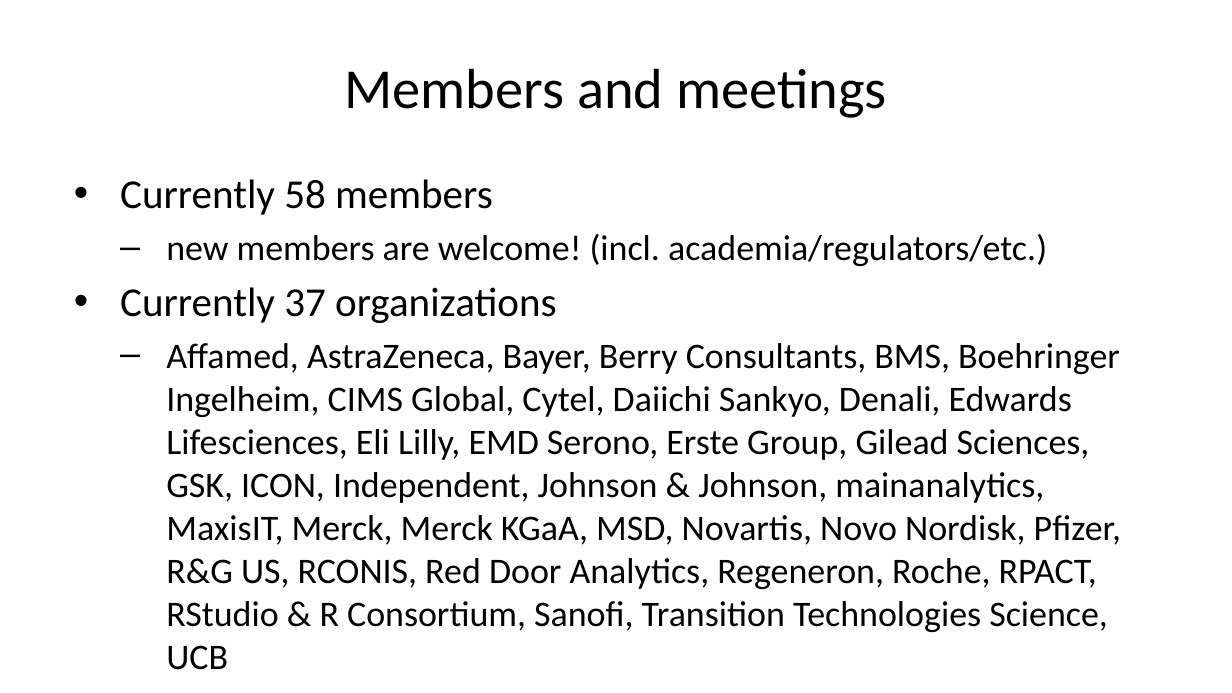
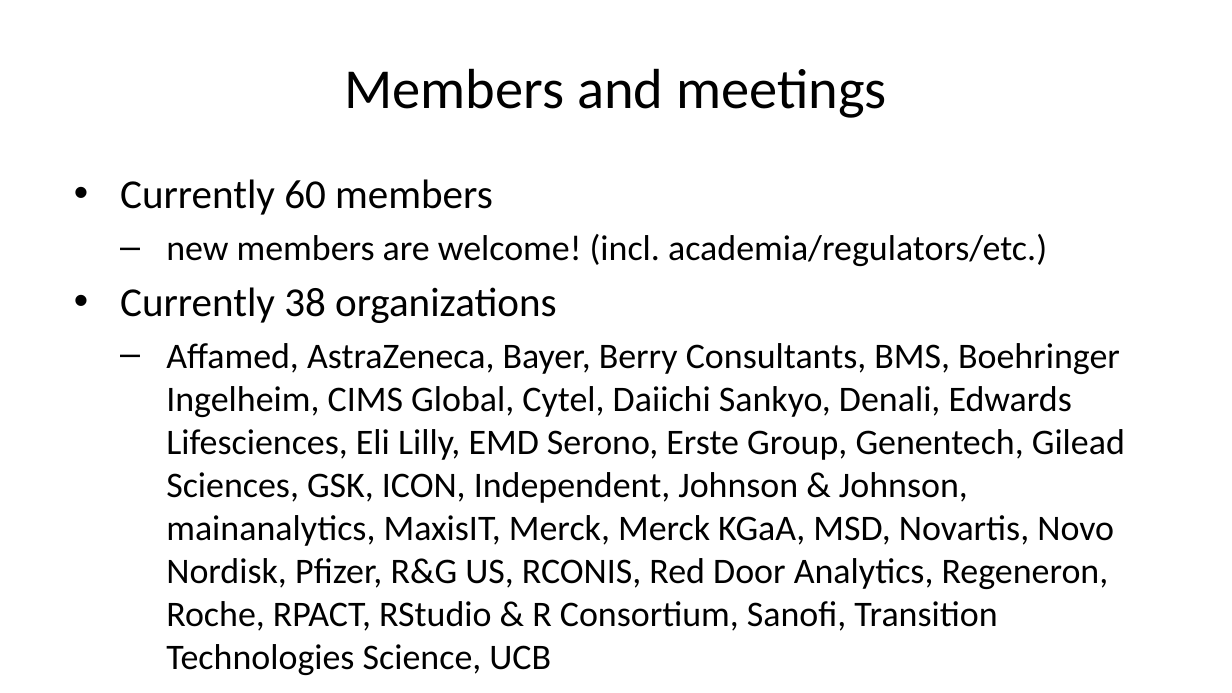
Before and after one commit to openstatsware/website, a slide deck: slide 8 of slides/cen-first-year-wg-sep2023.pptx. Drawn at 1232x693 pixels with LibreOffice and Linux fonts; fonts in the diff are those of the drawing. Boxes give left, top, right and bottom in pixels: in the first picture for what was removed or moved away, otherwise in the second. Text is boxed around its words. In the diff, an @@ line names an element or a change of style, - is before the commit and + after.

```diff
--- a/slides/cen-first-year-wg-sep2023.pptx
+++ b/slides/cen-first-year-wg-sep2023.pptx
@@ text at bbox=[120, 179, 493, 215]: text changed @@
-• Currently 58 members
+• Currently 60 members
@@ text at bbox=[120, 287, 1125, 631]: text changed @@
-• Currently 37 organizations
-  – Affamed, AstraZeneca, Bayer, Berry Consultants, BMS, Boehringer Ingelheim, CIMS Global, Cytel, Daiichi Sankyo, Denali, Edwards Lifesciences, Eli Lilly, EMD Serono, Erste Group, Gilead Sciences, GSK, ICON, Independent, Johnson & Johnson, mainanalytics, MaxisIT, Merck, Merck KGaA, MSD, Novartis, Novo Nordisk, Pfizer, R&G US, RCONIS, Red Door Analytics, Regeneron, Roche, RPACT, RStudio & R Consortium, Sanofi, Transition Technologies Science, UCB
+• Currently 38 organizations
+  – Affamed, AstraZeneca, Bayer, Berry Consultants, BMS, Boehringer Ingelheim, CIMS Global, Cytel, Daiichi Sankyo, Denali, Edwards Lifesciences, Eli Lilly, EMD Serono, Erste Group, Genentech, Gilead Sciences, GSK, ICON, Independent, Johnson & Johnson, mainanalytics, MaxisIT, Merck, Merck KGaA, MSD, Novartis, Novo Nordisk, Pfizer, R&G US, RCONIS, Red Door Analytics, Regeneron, Roche, RPACT, RStudio & R Consortium, Sanofi, Transition Technologies Science, UCB
```
Also in this commit, not shown: 20 other files.
